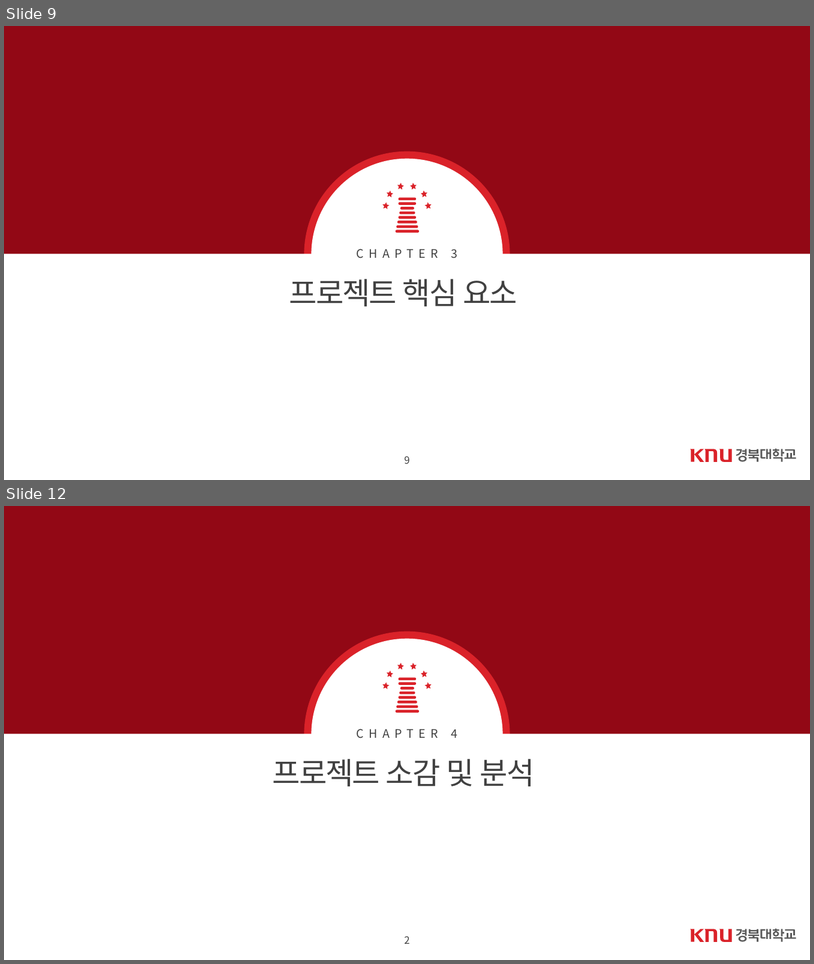
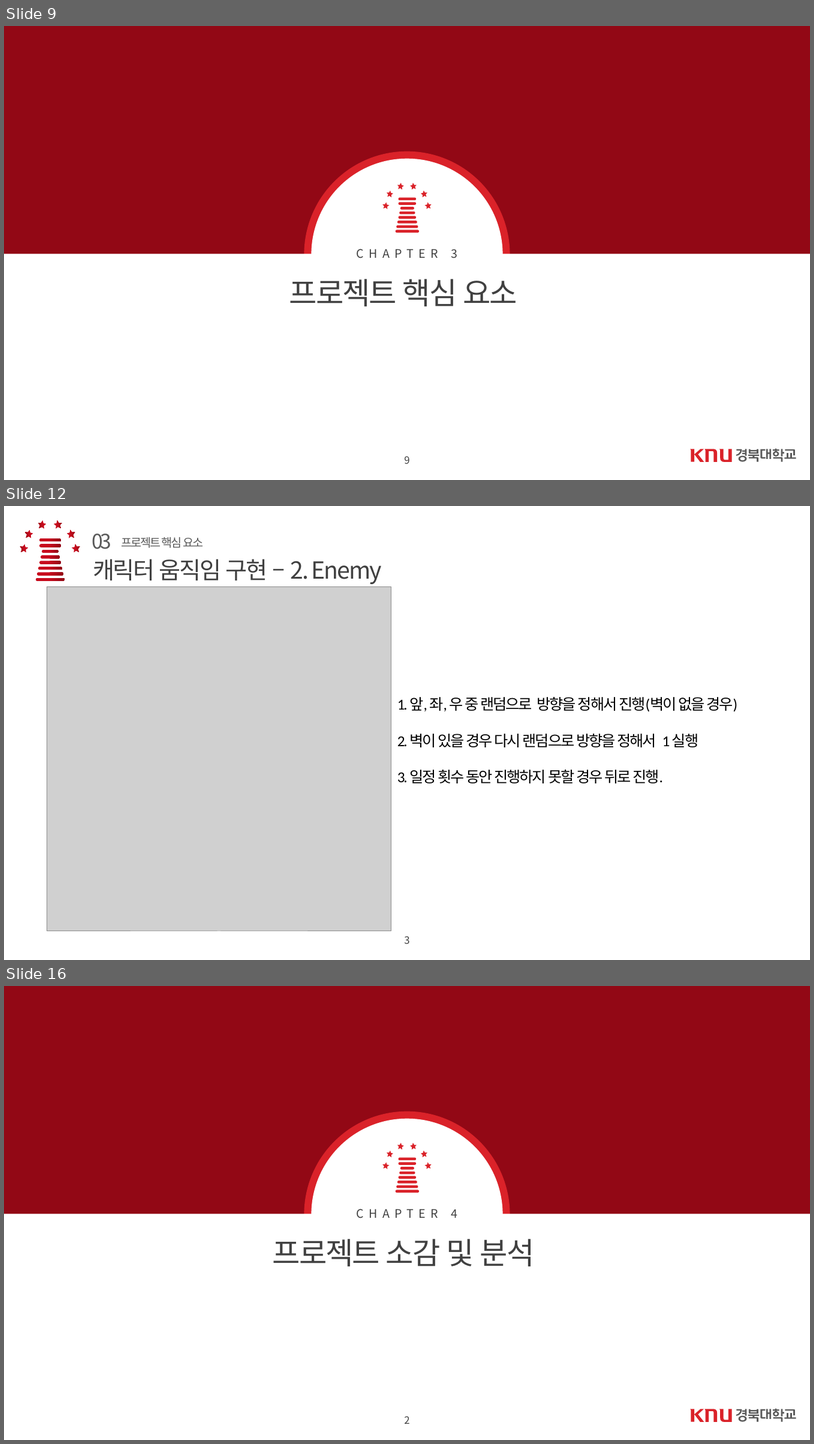
Before and after one commit to azx206/system-programing, a slide deck: 문서 및 동영상 자료/시스템 프로그래밍 MINT CHOCO.pptx. Shown one above the other, each under a label of ours: slides 9 and 12 before the commit, slides 9, 12 and 16 after it; the slides between them are not shown. The pictures are 814x964 and 814x1444 pixels, drawn with LibreOffice and Linux fonts; fonts in the diff are those of the drawing; grey boxes stand for pictures; background and template pictures are left out. Boxes give left, top, right and bottom in pixels: in the first picture for what was removed or moved away, otherwise in the second. Text is boxed around its words. In the diff, an @@ line names an element or a change of style, - is before the commit and + after.

```diff
--- a/문서 및 동영상 자료/시스템 프로그래밍 MINT CHOCO.pptx
+++ b/문서 및 동영상 자료/시스템 프로그래밍 MINT CHOCO.pptx
@@ slide 12 added at (4, 506, 810, 960), background #FFFFFF @@
@@ text added at (92, 534, 111, 549), 24 pt, text #595959 @@
+03
@@ text added at (121, 537, 203, 548), 14 pt, text #595959 @@
+프로젝트 핵심 요소
@@ group added at (20, 520, 80, 582): 8 rounded rectangles, 6 stars @@
@@ text added at (93, 559, 382, 584), 28 pt, text #404040 @@
+캐릭터 움직임 구현 – 2. Enemy
@@ picture added at (47, 587, 392, 931) @@
@@ text added at (398, 697, 738, 783), 18 pt, text #000000 @@
+1. 앞, 좌, 우 중 랜덤으로 방향을 정해서 진행(벽이 없을 경우)
+2. 벽이 있을 경우 다시 랜덤으로 방향을 정해서 1 실행
+3. 일정 횟수 동안 진행하지 못할 경우 뒤로 진행.
@@ text added at (404, 936, 410, 943), 12 pt, text #404040 @@
+3
@@ what was slide 12 is now slide 16 @@
```
Also in this commit, not shown: 5 slides changed, 3 other slides added, 1 other file.
